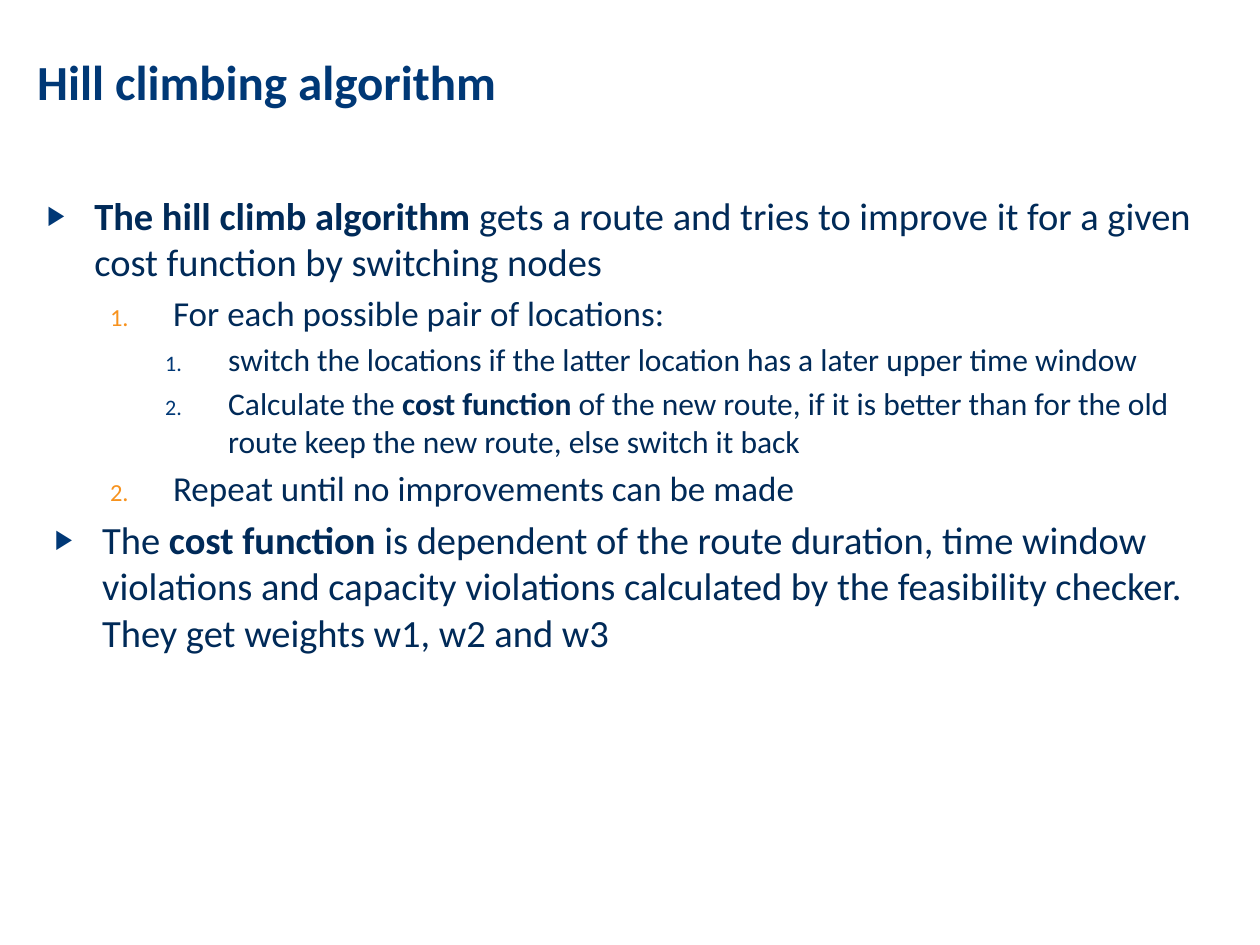
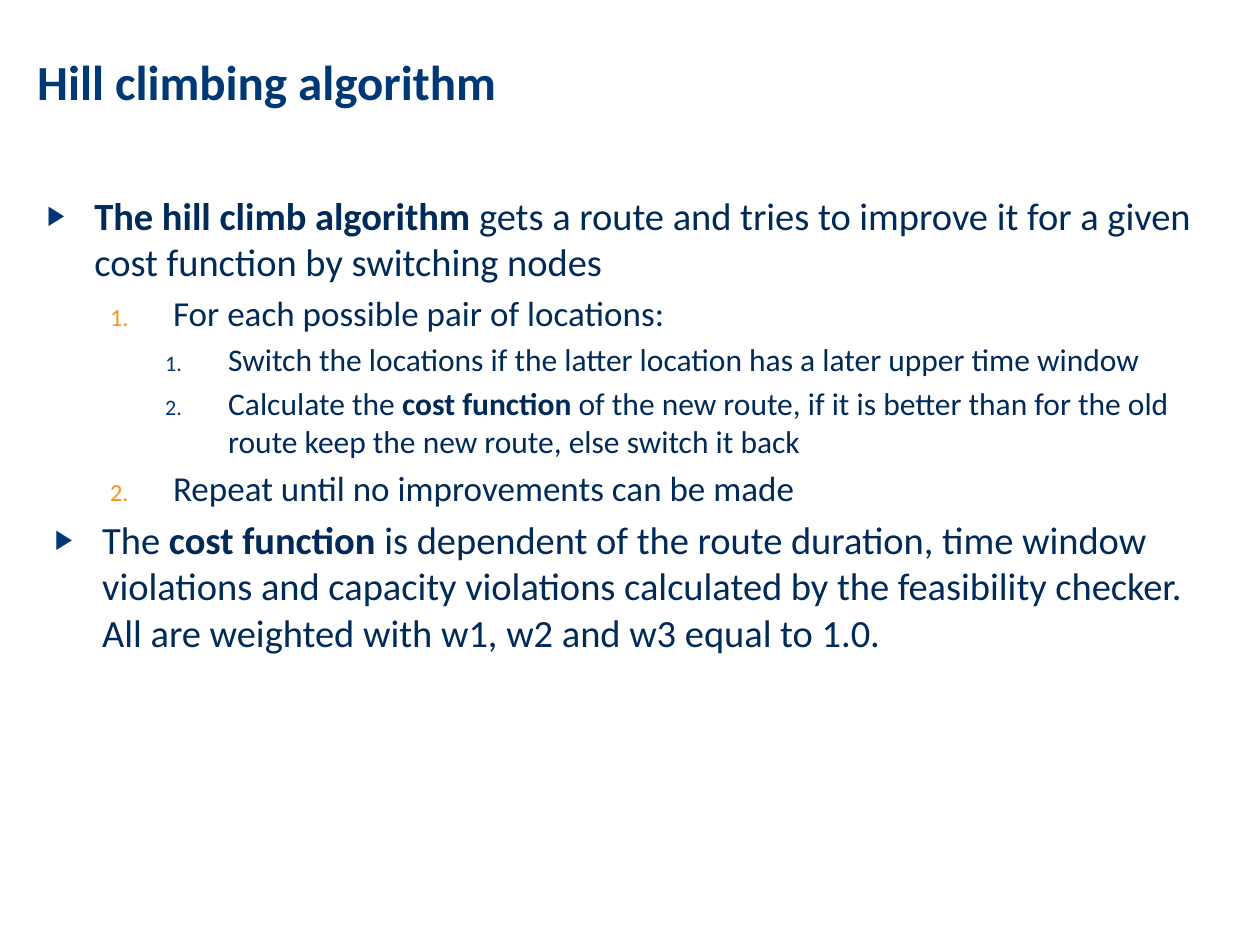
Before and after one commit to ahmad-emanuel/ORB-DARP-Project, a slide deck: slide 4 of Presentation/presentation.pptx. Drawn at 1260x945 pixels with LibreOffice and Linux fonts; fonts in the diff are those of the drawing; background and template pictures are left out. Boxes give left, top, right and bottom in pixels: in the first picture for what was removed or moved away, otherwise in the second. Text is boxed around its words. In the diff, an @@ line names an element or a change of style, - is before the commit and + after.

```diff
--- a/Presentation/presentation.pptx
+++ b/Presentation/presentation.pptx
@@ text at <box>228,349,1139,376</box>: text changed @@
-    1. switch the locations if the latter location has a later upper time window
+    1. Switch the locations if the latter location has a later upper time window
@@ text at <box>102,527,1181,654</box>: text changed @@
-▶ The cost function is dependent of the route duration, time window violations and capacity violations calculated by the feasibility checker. They get weights w1, w2 and w3
+▶ The cost function is dependent of the route duration, time window violations and capacity violations calculated by the feasibility checker. All are weighted with w1, w2 and w3 equal to 1.0.
```
Also in this commit, not shown: 4 other slides changed, 1 other file.
